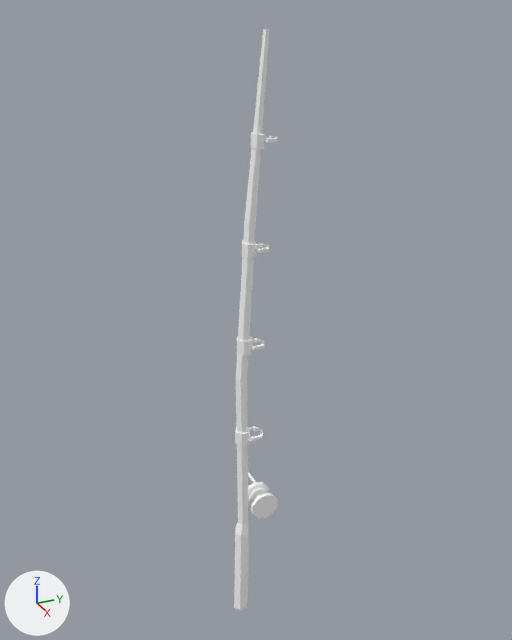
What one commit did to the glTF model frontend/assets/models3d/packs/quaternius-fbx/fishing_rod_lvl2.glb.
The view is the same before and after, from a camera (50 mm lens) standing at (1.694, -0.721, 1.518) and looking at (-0.074, 0.075, 0.635). The lights are fixed; the arrows at lower left show +X, +Y and +Z. The older version comes first. Where no turn or scale is listed for an object, it has been applied to the vertices.

Before the edit, the objects in view are built like this:
```python
mat_material_0 = principled_material('Material_0')
mat_material_0.base_color = (1.0, 1.0, 1.0)  # white #ffffff
mat_material_0.roughness = 0.85
mat_material_1 = principled_material('Material_1')
mat_material_1.base_color = (1.0, 1.0, 1.0)  # white #ffffff
mat_material_1.roughness = 0.85
me_mesh_0 = bpy.data.meshes.new('Mesh_0')
me_mesh_0.from_pydata(...)  # 278 vertices, 522 faces; spans x -0.1..0.03, y -0.04..0.1, z -0.41..1.44
# faces by material slot: [92, 430]
me_mesh_0.materials.append(mat_material_0)  # white #ffffff
me_mesh_0.materials.append(mat_material_1)  # white #ffffff
ob_fishingrod_lvl2 = bpy.data.objects.new('FishingRod_Lvl2', me_mesh_0)
ob_fishingrod_lvl2.location = (0.0, 0.0, 0.0)
```
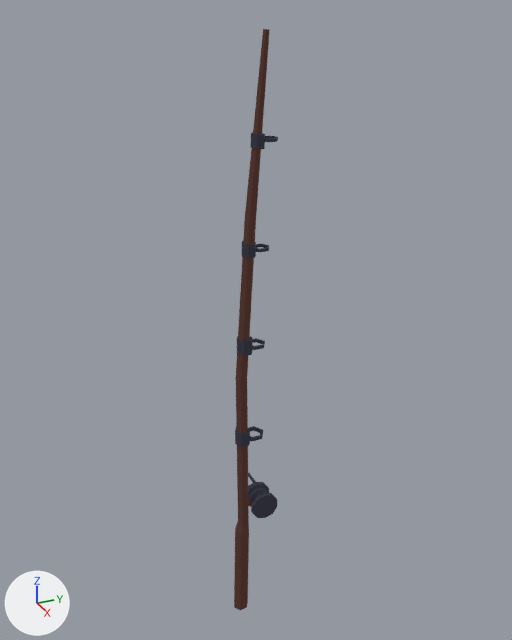
Pixel boxes (x1, y1, x2, y2) of what changed, in the pictures (512 x 640 px):
```json
{"object": "FishingRod_Lvl2", "change": "recoloured, surface changed", "before": [234, 29, 278, 610], "after": [234, 29, 278, 610], "on screen": "white to brown"}
```

Scene script edits in JSON lines:
```json
{"op": "set", "path": "mat_material_0.base_color", "old": "(1.0, 1.0, 1.0)", "new": "(0.0337, 0.0107, 0.0071)", "note": "white #ffffff -> brown #331b14"}
{"op": "add", "block": "mat_material_0", "code": "mat_material_0.emission_color = (0.0337, 0.0107, 0.0071)  # brown #331b14"}
{"op": "add", "block": "mat_material_0", "code": "mat_material_0.emission_strength = 1.0"}
{"op": "set", "path": "mat_material_1.base_color", "old": "(1.0, 1.0, 1.0)", "new": "(0.0111, 0.0112, 0.0201)", "note": "white #ffffff -> black #1b1b27"}
{"op": "add", "block": "mat_material_1", "code": "mat_material_1.emission_color = (0.0111, 0.0112, 0.0201)  # black #1b1b27"}
{"op": "add", "block": "mat_material_1", "code": "mat_material_1.emission_strength = 1.0"}
```
